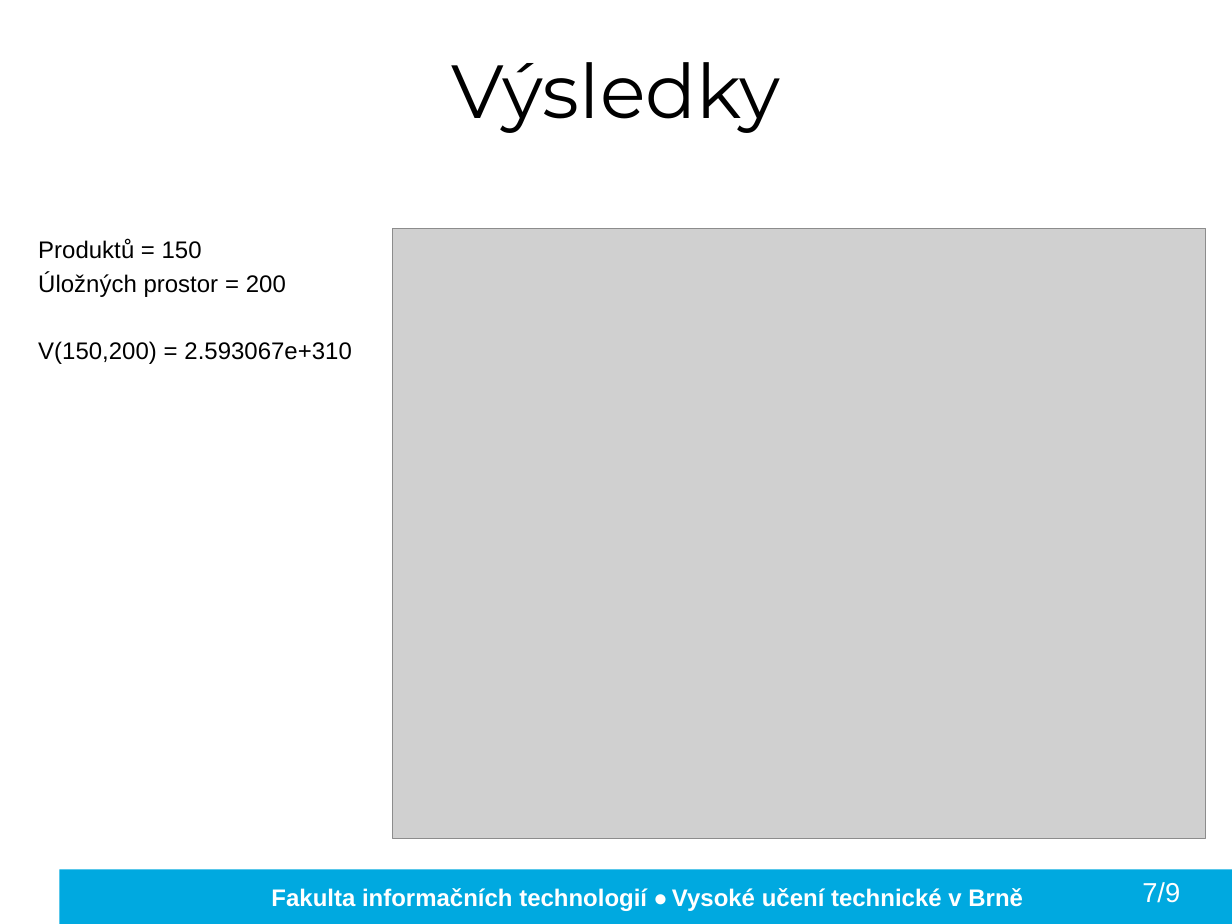
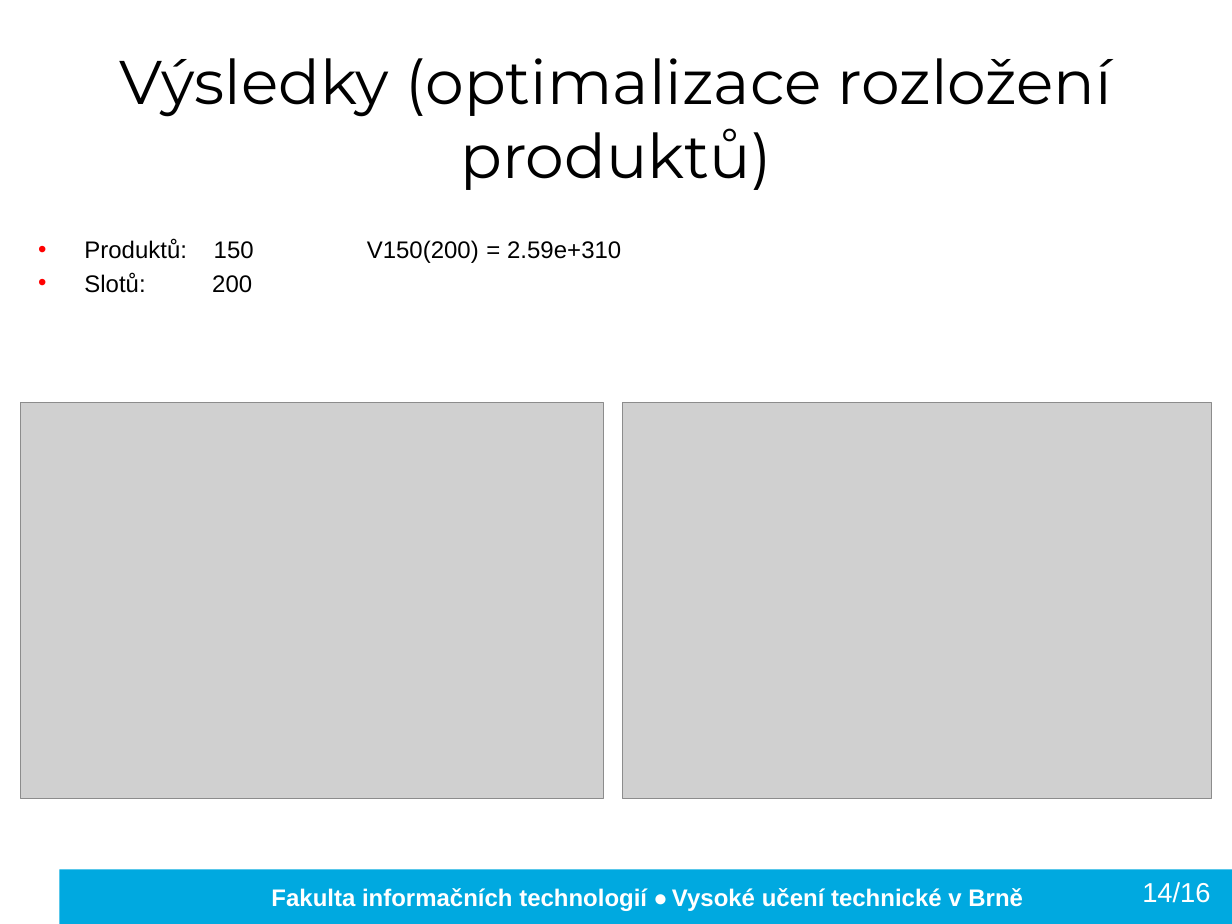
Before and after one commit to kocica/warehouse-manager, a slide deck: slide 15 of doc/xkocic01.pptx (slide 12 before the commit). Drawn at 1232x924 pixels with LibreOffice and Linux fonts; fonts in the diff are those of the drawing; grey boxes stand for pictures; background and template pictures are left out. Boxes give left, top, right and bottom in pixels: in the first picture for what was removed or moved away, otherwise in the second. Text is boxed around its words. In the diff, an @@ line names an element or a change of style, - is before the commit and + after.

```diff
--- a/doc/xkocic01.pptx
+++ b/doc/xkocic01.pptx
@@ title at (120,58,1112,190): text changed; size 44 to 36 pt @@
-Výsledky
+Výsledky (optimalizace rozložení produktů)
@@ text at (84,239,621,263): text changed @@
-Produktů = 150
-Úložných prostor = 200
-V(150,200) = 2.593067e+310
+• Produktů: 150 V150(200) = 2.59e+310
+• Slotů: 200
@@ picture removed at (393,228,1206,838) @@
@@ picture added at (21,403,605,798) @@
@@ picture added at (622,403,1211,798) @@
@@ text at (1142,882,1210,903): text changed @@
-7/9
+14/16
```
Also in this commit, not shown: 10 other slides changed, 6 slides added, 3 slides removed, 1 other file.
